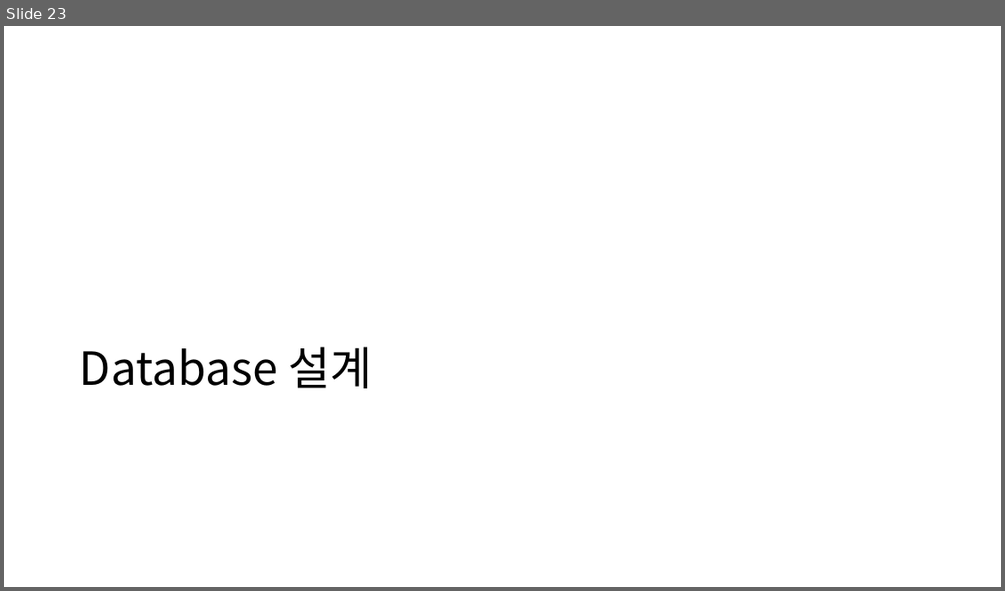
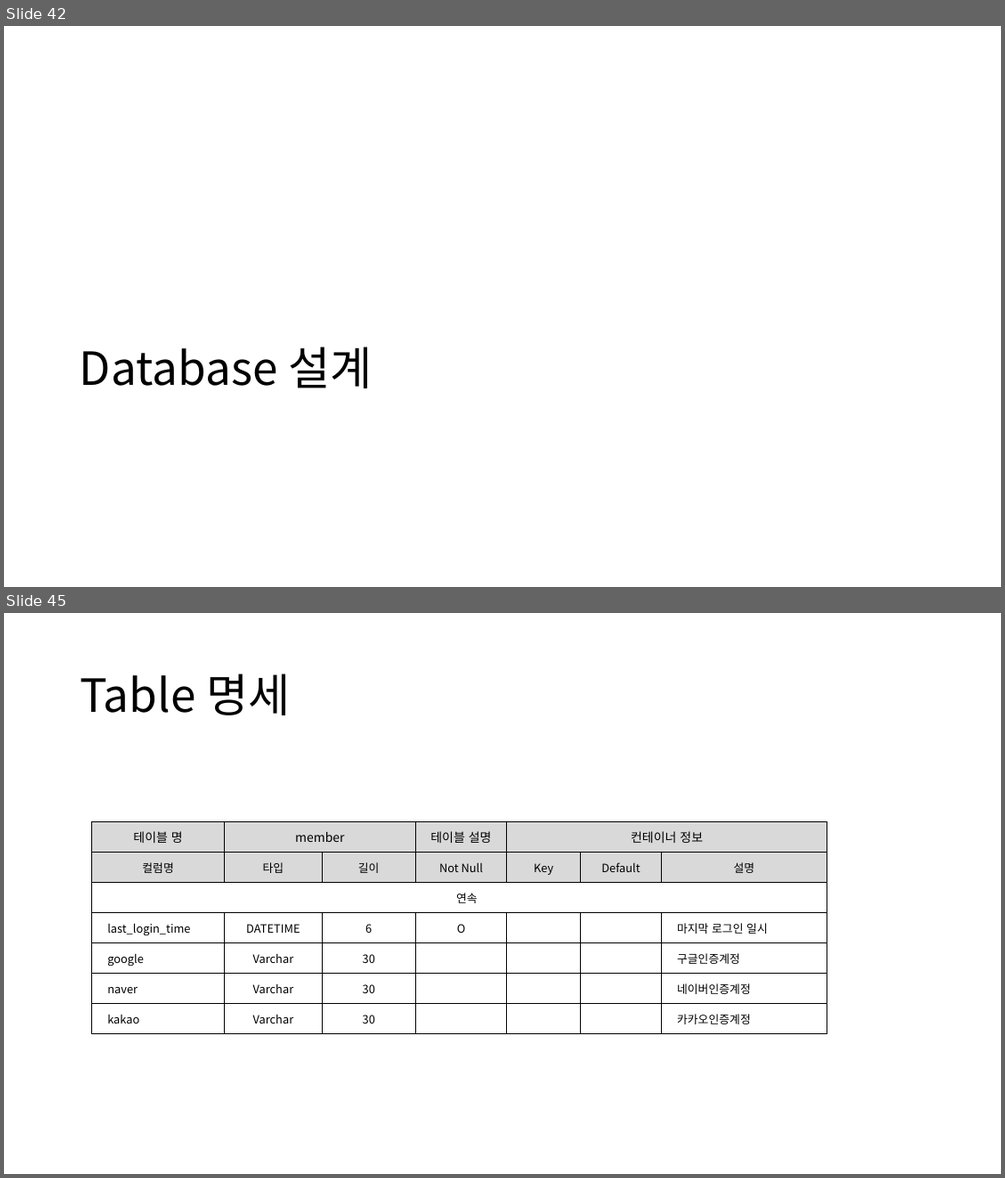
Before and after one commit to sujidaddy/workspace_miniproject, a slide deck: 미니프로젝트계획서제출용.pptx. Shown one above the other, each under a label of ours: slide 23 before the commit, slides 42 and 45 after it; the slides between them are not shown. The pictures are 1005x591 and 1005x1178 pixels, drawn with LibreOffice and Linux fonts; fonts in the diff are those of the drawing. Boxes give left, top, right and bottom in pixels: in the first picture for what was removed or moved away, otherwise in the second. Text is boxed around its words. In the diff, an @@ line names an element or a change of style, - is before the commit and + after.

Commit message:
REST API 명세 정리 DB 구성 정리 통신 API 적용 변경 카카오맵 처리 방식 변경 회원 가입 로직 추가 로그인 로직 추가

```diff
--- a/미니프로젝트계획서제출용.pptx
+++ b/미니프로젝트계획서제출용.pptx
@@ slide 45 added at box(4, 613, 1001, 1174), background #FFFFFF @@
@@ title added at box(80, 674, 290, 715), 44 pt, text #000000 @@
+Table 명세
@@ table added at box(91, 821, 827, 1034), 7 rows, 7 columns @@
+테이블 명 | member |  | 테이블 설명 | 컨테이너 정보 |  | 
+컬럼명 | 타입 | 길이 | Not Null | Key | Default | 설명
+연속 |  |  |  |  |  | 
+last_login_time | DATETIME | 6 | O |  |  | 마지막 로그인 일시
+google | Varchar | 30 |  |  |  | 구글인증계정
+naver | Varchar | 30 |  |  |  | 네이버인증계정
+kakao | Varchar | 30 |  |  |  | 카카오인증계정
@@ what was slide 23 is now slide 42 @@
```
Also in this commit, not shown: 4 slides changed, 26 other slides added, 20 other files.
